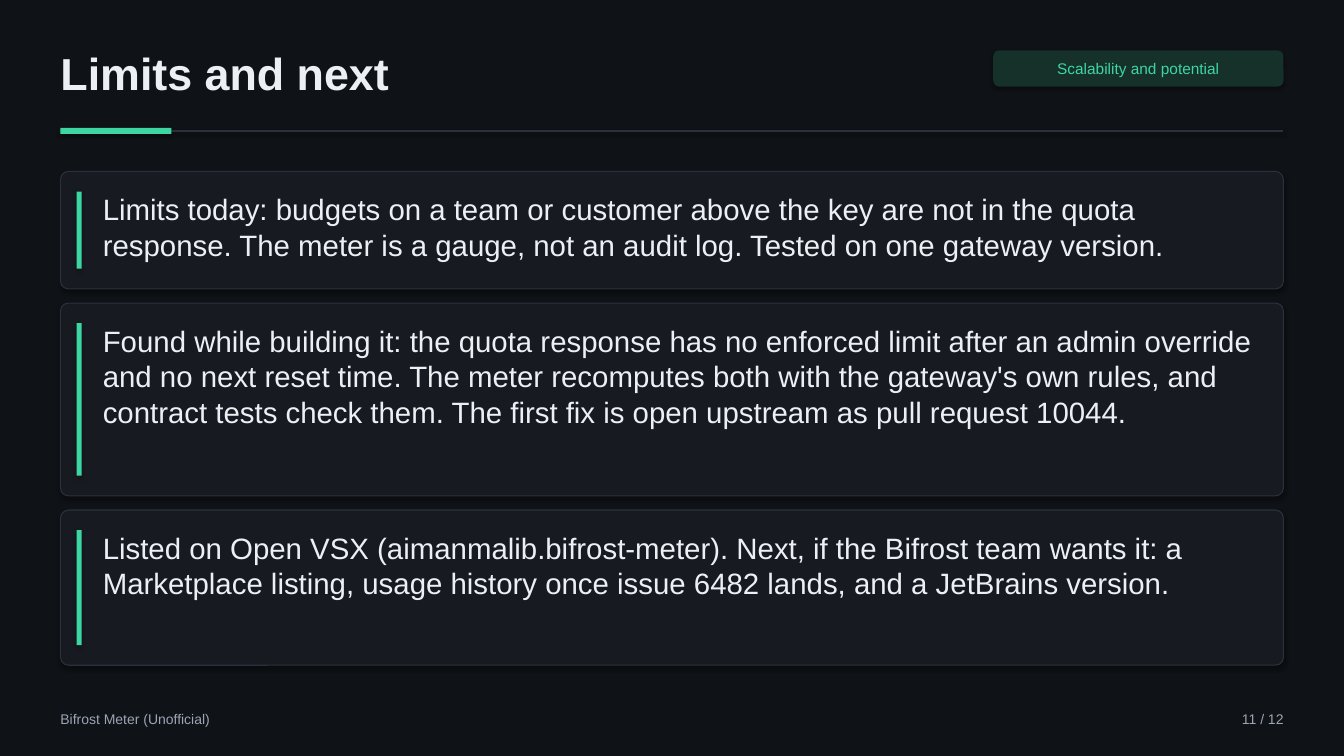
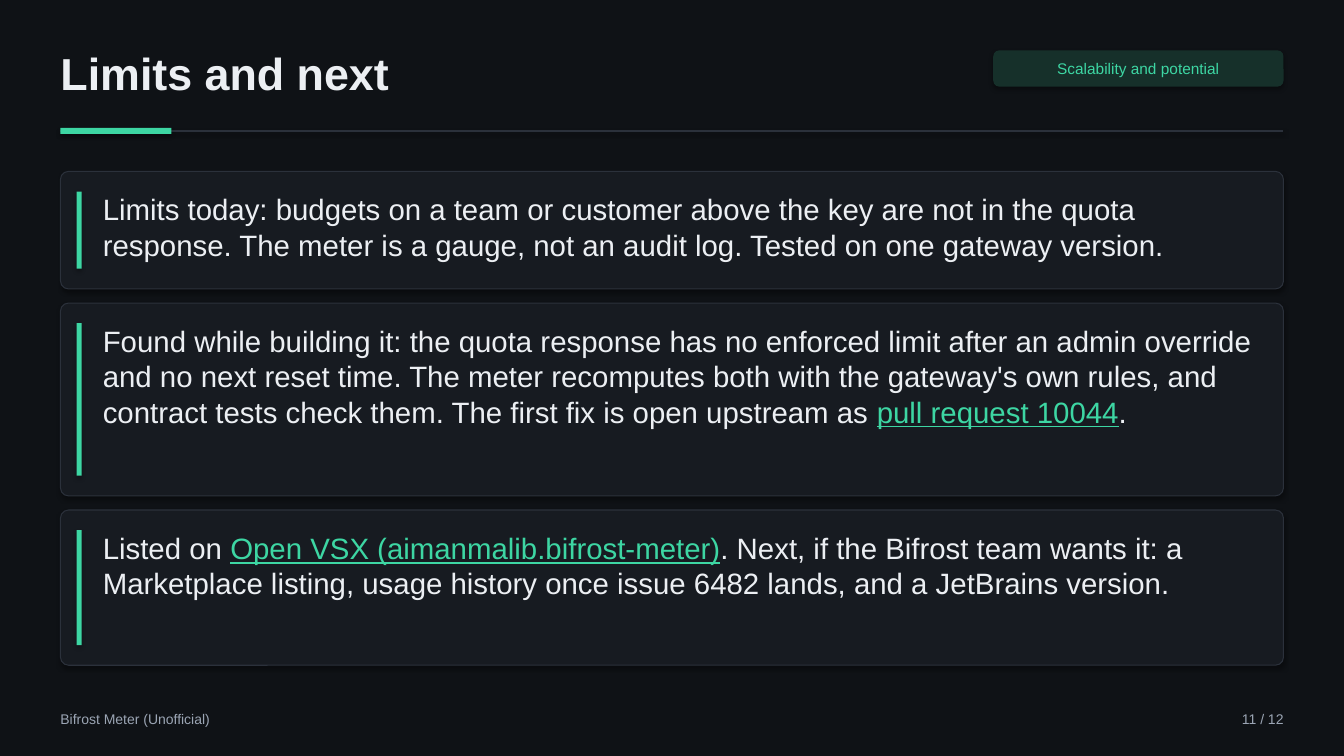
Before and after one commit to aimanmalib/bifrost-meter, a slide deck: slide 11 of deck/bifrost-meter.pptx. Drawn at 1344x756 pixels with LibreOffice and Linux fonts; fonts in the diff are those of the drawing. Boxes give left, top, right and bottom in pixels: in the first picture for what was removed or moved away, otherwise in the second. Text is boxed around its words. In the diff, an @@ line names an element or a change of style, - is before the commit and + after.

```diff
--- a/deck/bifrost-meter.pptx
+++ b/deck/bifrost-meter.pptx
@@ text "Found while building it: the ..." at [103, 330, 1251, 429]: text colour #ECEFF3 to #3DD6A3, underline on in "pull request 10044." @@
@@ text "Listed on Open VSX (aimanmalib.bifrost-meter). ..." at [103, 537, 1182, 600]: text colour #ECEFF3 to #3DD6A3, underline on in "Open VSX (aimanmalib.bifrost-meter)." @@
```
Also in this commit, not shown: 4 other slides changed, 4 other files.
